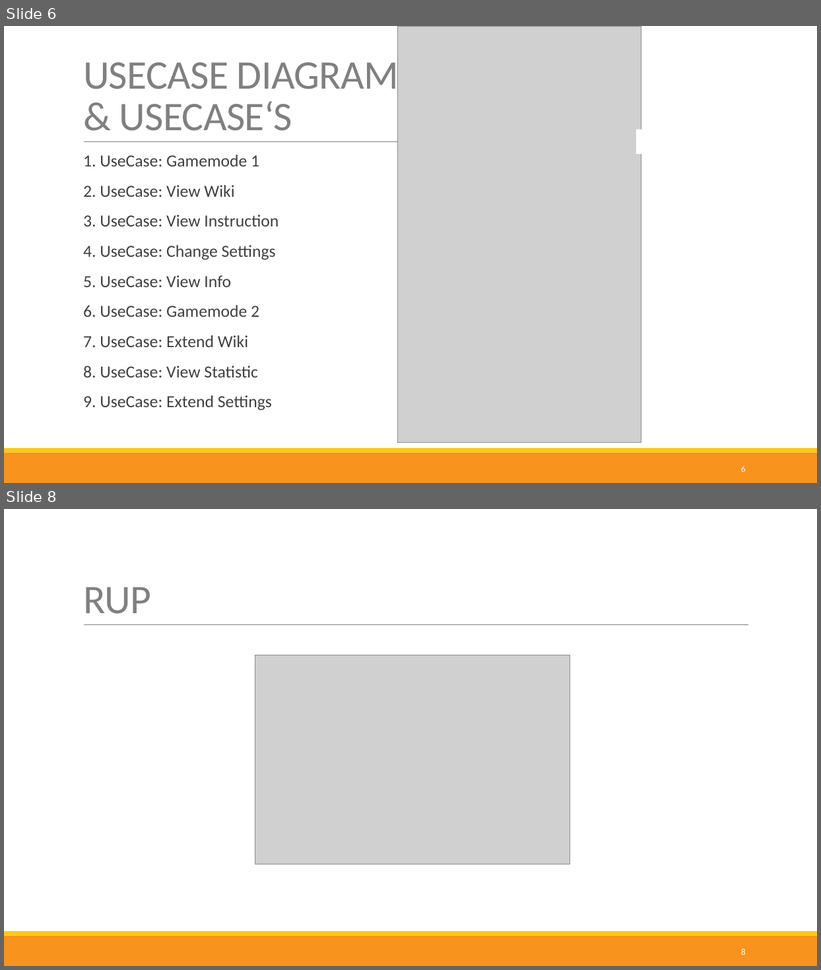
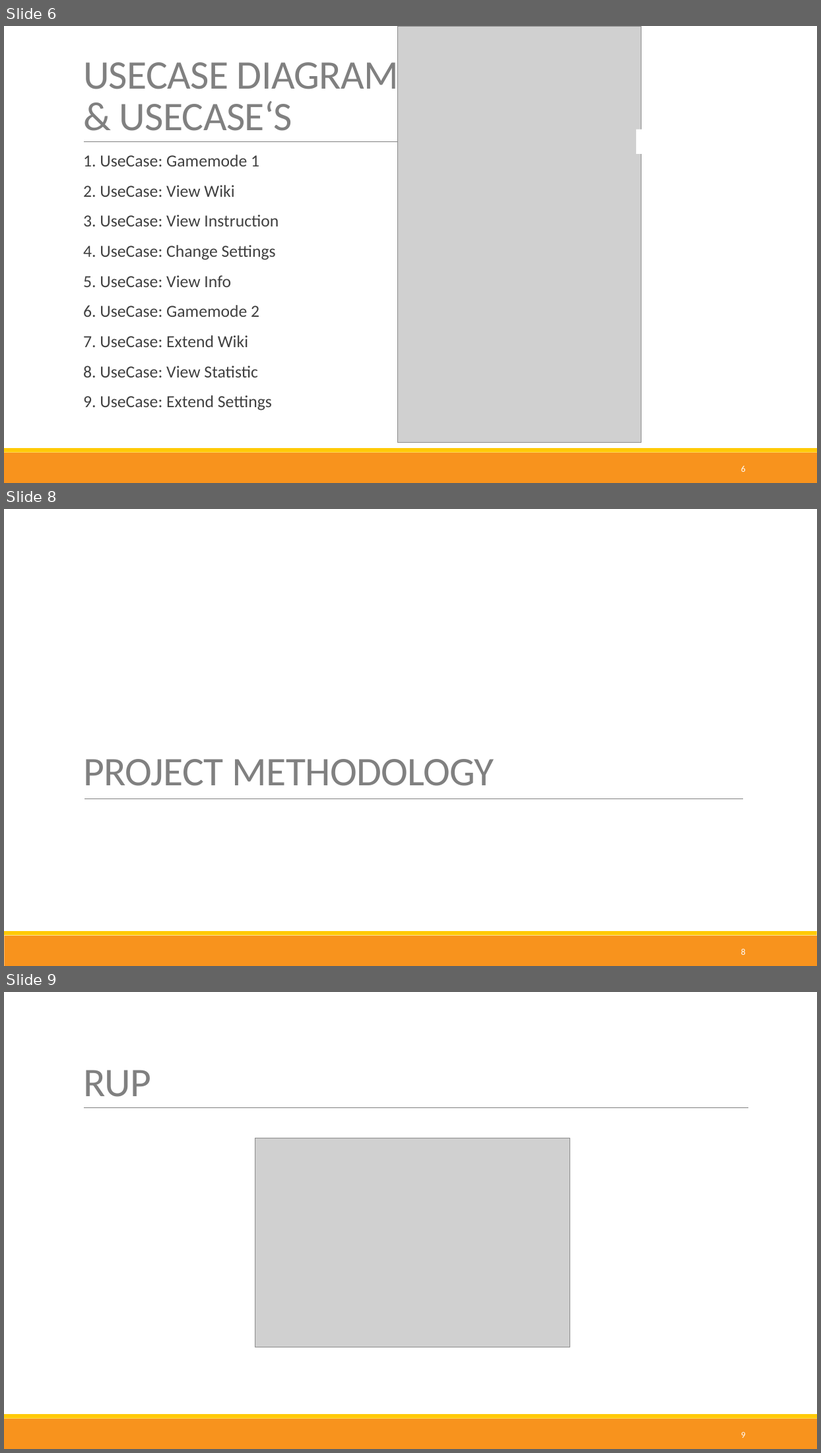
Before and after one commit to nappydevelopment/Nappy-the-ingenious-docs, a slide deck: presentation/Final/Final.pptx. Shown one above the other, each under a label of ours: slides 6 and 8 before the commit, slides 6, 8 and 9 after it; the slides between them are not shown. The pictures are 821x970 and 821x1453 pixels, drawn with LibreOffice and Linux fonts; fonts in the diff are those of the drawing; grey boxes stand for pictures. Boxes give left, top, right and bottom in pixels: in the first picture for what was removed or moved away, otherwise in the second. Text is boxed around its words. In the diff, an @@ line names an element or a change of style, - is before the commit and + after.

```diff
--- a/presentation/Final/Final.pptx
+++ b/presentation/Final/Final.pptx
@@ slide 8 added at (4,509,817,966), background #FFFFFF; not listed: 2 template elements that a slide beside it also shows @@
@@ title added at (83,759,494,786), 48 pt, text #808080 @@
+PROJECT METHODOLOGY
@@ line added from (85, 799) to (743, 799), #808080 0.5 pt @@
@@ page number added at (741,949,746,955), 10.5 pt, text #FFFFFF @@
+8
@@ what was slide 8 is now slide 9 @@
@@ page number at (741,1432,746,1438): text changed @@
-8
+9
```
Also in this commit, not shown: 7 slides changed, 5 other slides added, 4 slides removed, 3 other files.
